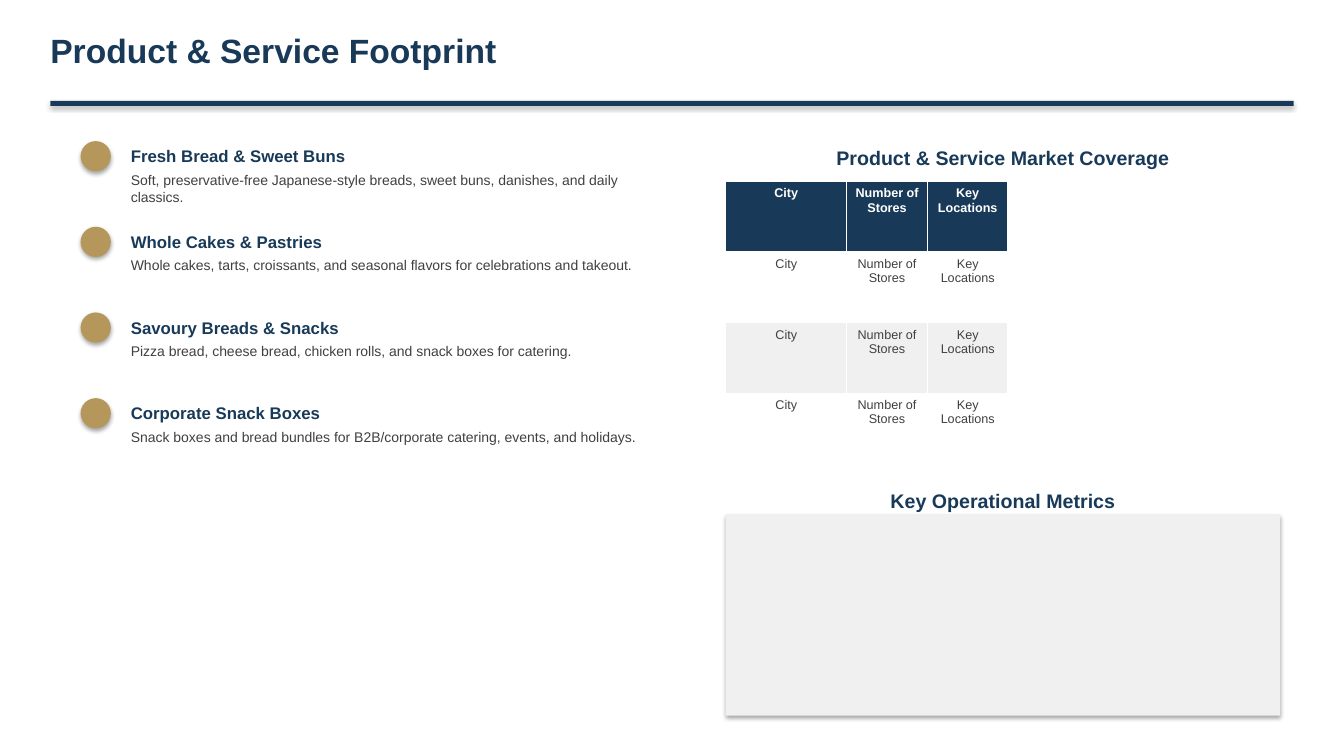
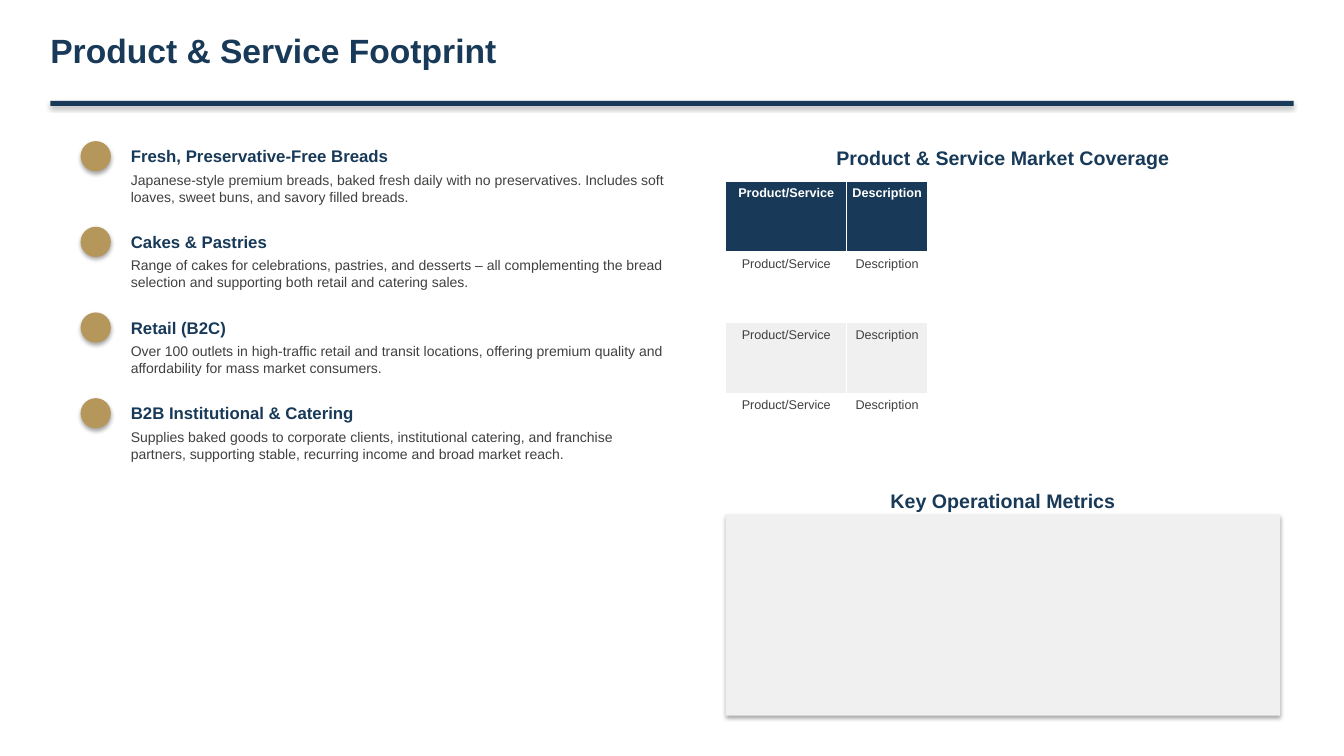
Before and after one commit to alinvb/slide_generator, a slide deck: slide 3 of ai_generated_deck.pptx. Drawn at 1344x756 pixels with LibreOffice and Linux fonts; fonts in the diff are those of the drawing. Boxes give left, top, right and bottom in pixels: in the first picture for what was removed or moved away, otherwise in the second. Text is boxed around its words. In the diff, an @@ line names an element or a change of style, - is before the commit and + after.

```diff
--- a/ai_generated_deck.pptx
+++ b/ai_generated_deck.pptx
@@ text at [131, 175, 663, 205]: text changed @@
-Soft, preservative-free Japanese-style breads, sweet buns, danishes, and daily classics.
+Japanese-style premium breads, baked fresh daily with no preservatives. Includes soft loaves, sweet buns, and savory filled breads.
@@ text at [131, 150, 388, 165]: text changed @@
-Fresh Bread & Sweet Buns
+Fresh, Preservative-Free Breads
@@ table at [726, 181, 928, 464] @@
-column 1: City | City | City | City
-column 2: Number of Stores | Number of Stores | Number of Stores | Number of Stores
-column 3: Key Locations | Key Locations | Key Locations | Key Locations
+column 1: Product/Service | Product/Service | Product/Service | Product/Service
+column 2: Description | Description | Description | Description
@@ table: place and size @@
-table at [726, 181, 1008, 464]
+table at [726, 181, 928, 464]
@@ text at [131, 236, 267, 248]: text changed @@
-Whole Cakes & Pastries
+Cakes & Pastries
@@ text at [131, 260, 662, 290]: text changed @@
-Whole cakes, tarts, croissants, and seasonal flavors for celebrations and takeout.
+Range of cakes for celebrations, pastries, and desserts – all complementing the bread selection and supporting both retail and catering sales.
@@ text at [131, 322, 226, 338]: text changed @@
-Savoury Breads & Snacks
+Retail (B2C)
@@ text at [131, 346, 662, 376]: text changed @@
-Pizza bread, cheese bread, chicken rolls, and snack boxes for catering.
+Over 100 outlets in high-traffic retail and transit locations, offering premium quality and affordability for mass market consumers.
@@ text at [131, 407, 353, 423]: text changed @@
-Corporate Snack Boxes
+B2B Institutional & Catering
@@ text at [131, 432, 613, 462]: text changed @@
-Snack boxes and bread bundles for B2B/corporate catering, events, and holidays.
+Supplies baked goods to corporate clients, institutional catering, and franchise partners, supporting stable, recurring income and broad market reach.
```
Also in this commit, not shown: 11 other slides changed, 1 slide added, 6 slides removed, 2 other files.
